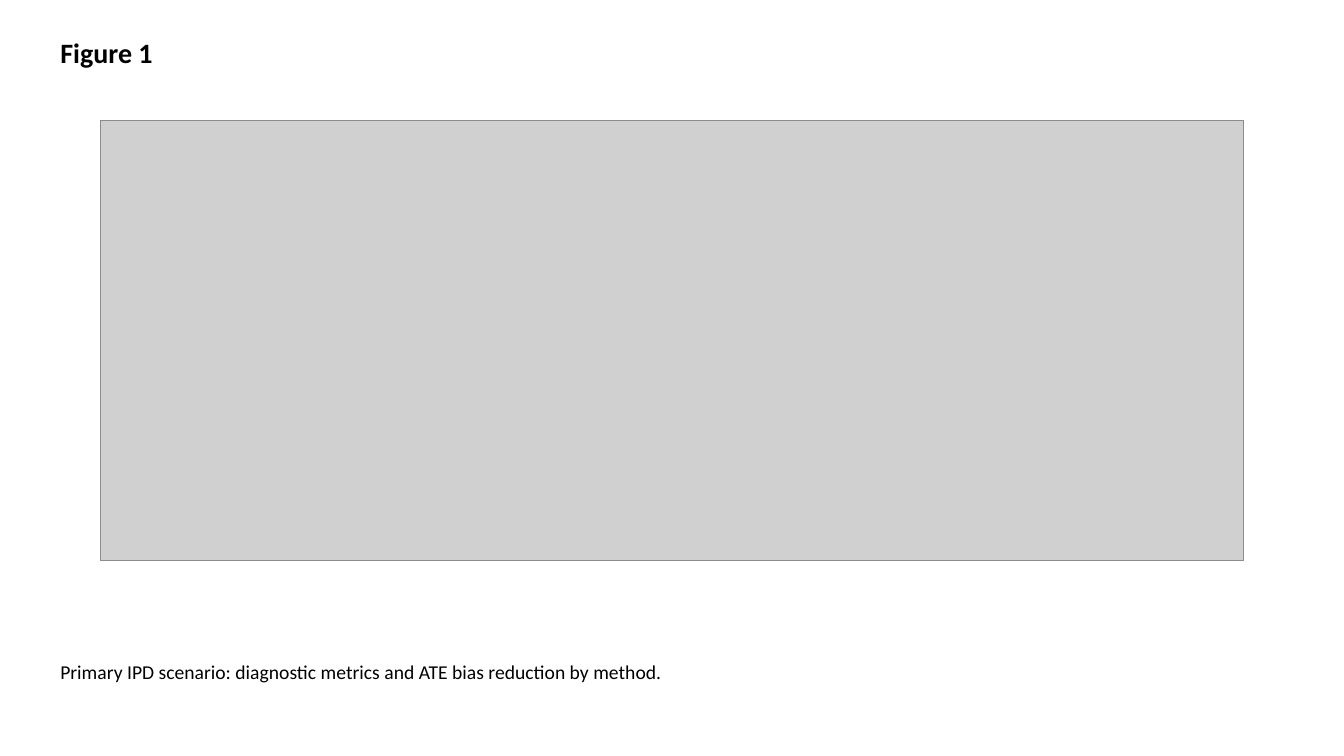
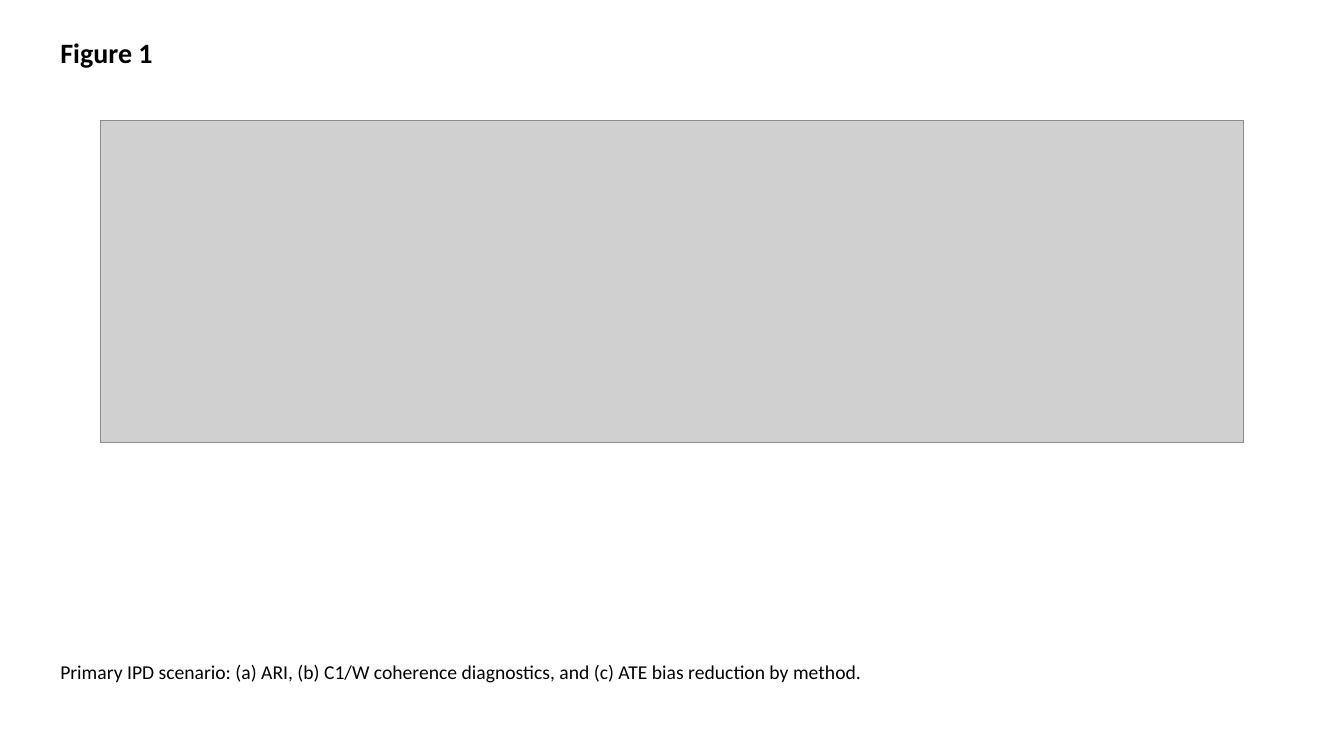
Before and after one commit to bougtoir/ione-stratification-framework, a slide deck: slide 1 of results/figures/pptx/rsm_figures.pptx. Drawn at 1344x756 pixels with LibreOffice and Linux fonts; fonts in the diff are those of the drawing; grey boxes stand for pictures. Boxes give left, top, right and bottom in pixels: in the first picture for what was removed or moved away, otherwise in the second. Text is boxed around its words. In the diff, an @@ line names an element or a change of style, - is before the commit and + after.

```diff
--- a/results/figures/pptx/rsm_figures.pptx
+++ b/results/figures/pptx/rsm_figures.pptx
@@ picture: place and size @@
-picture at [101,121,1243,561]
+picture at [101,121,1243,443]
@@ text at [60,665,861,683]: text changed @@
-Primary IPD scenario: diagnostic metrics and ATE bias reduction by method.
+Primary IPD scenario: (a) ARI, (b) C1/W coherence diagnostics, and (c) ATE bias reduction by method.
```
Also in this commit, not shown: 34 other files.
